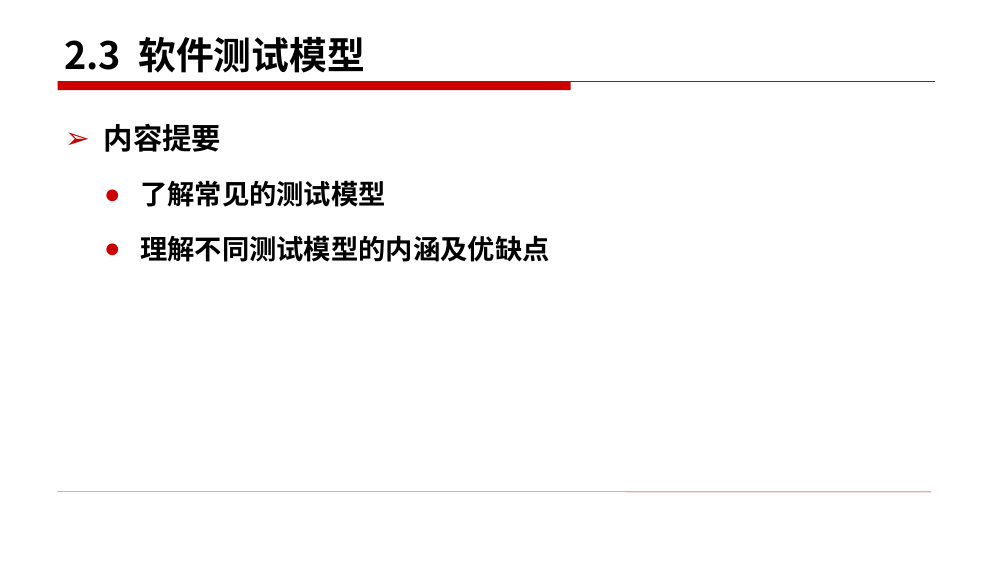
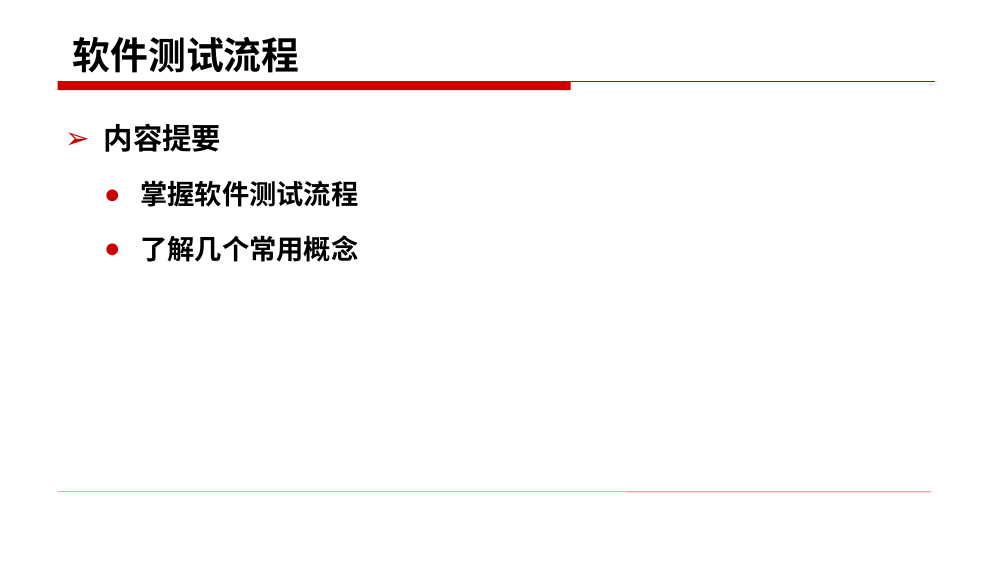
Before and after one commit to edu2act/course-foundation-software-tesing, a slide deck: slide 7 of materials/slides/2.3.pptx (slide 2 before the commit). Drawn at 1008x567 pixels with LibreOffice and Linux fonts; fonts in the diff are those of the drawing. Boxes give left, top, right and bottom in pixels: in the first picture for what was removed or moved away, otherwise in the second. Text is boxed around its words. In the diff, an @@ line names an element or a change of style, - is before the commit and + after.

```diff
--- a/materials/slides/2.3.pptx
+++ b/materials/slides/2.3.pptx
@@ title at (x1=73, y1=37, x2=300, y2=73): text changed @@
-2.3 软件测试模型
+软件测试流程
@@ text at (x1=140, y1=180, x2=358, y2=262): text changed @@
-  ● 了解常见的测试模型
-  ● 理解不同测试模型的内涵及优缺点
+  ● 掌握软件测试流程
+  ● 了解几个常用概念
```
Also in this commit, not shown: 9 other slides changed, 15 slides added, 3 slides removed, 8 other files.
